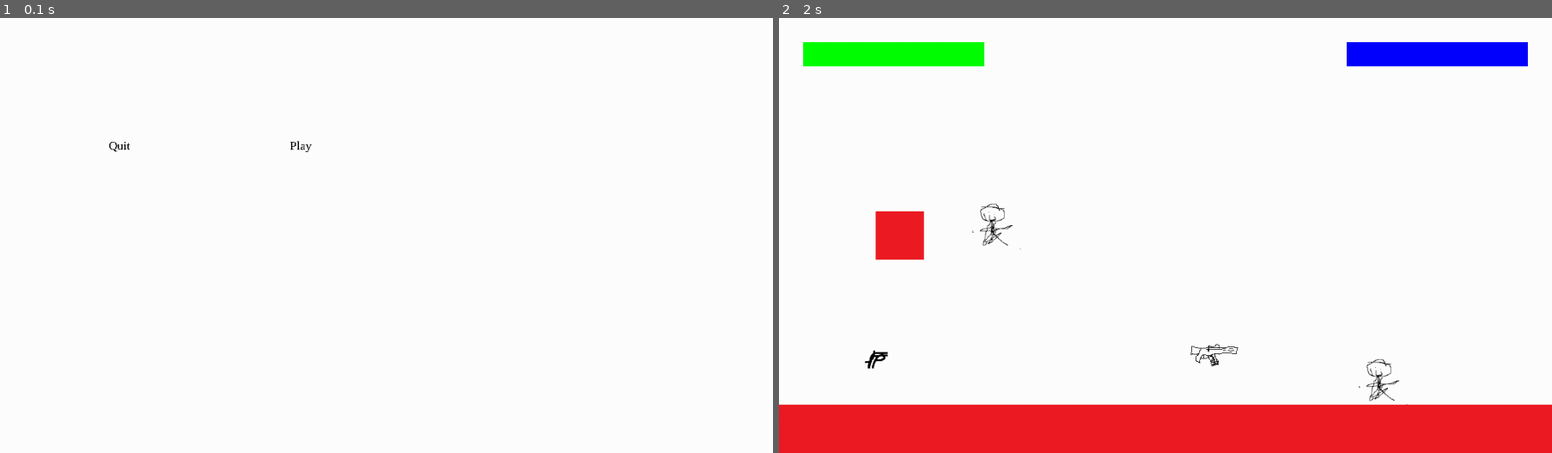
Above: before the commit, frames 1-2 (left to right).
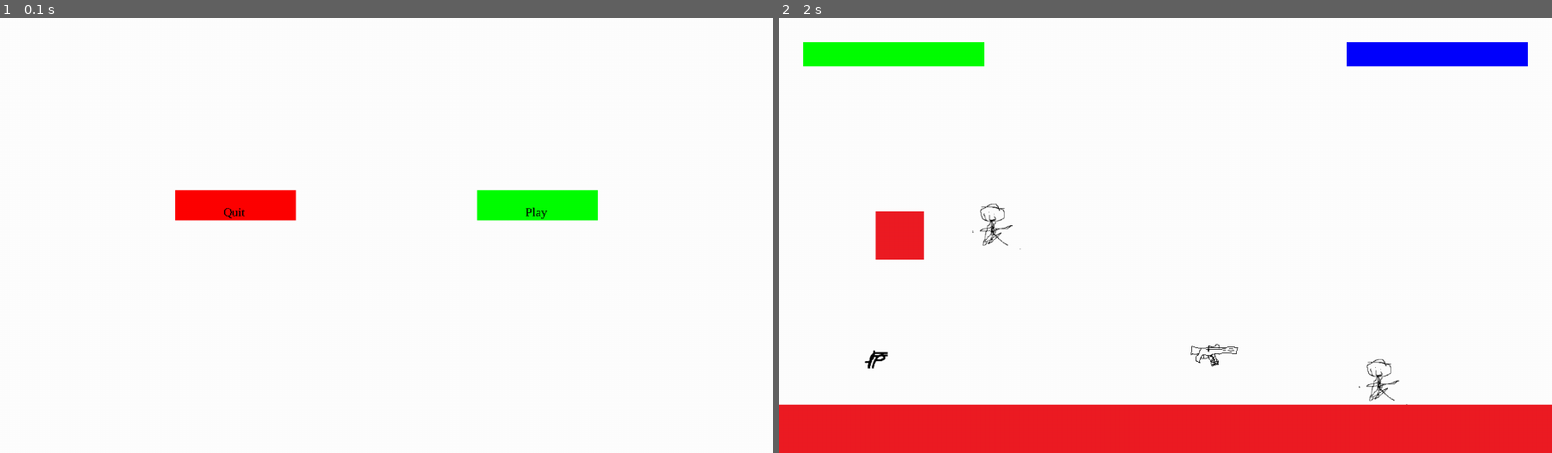
Above: after the commit, the same moments.

Repository: Me07111/Pygame-Platformer
Game: pygame game, started from Code/main.py
Same seed, same stepped clock (60 frames per second), same inputs: the game is played once before the commit and once after it.
Inputs (mouse positions are in pixels of both pictures, inside the frame that each line leads up to):
- Up to frame 1 (0.1 s): no input
- Up to frame 2 (2 s): press the mouse at (1010, 205) at 0.37 s; move the mouse to (1180, 213) at 0.47 s; release the mouse at (1343, 226) at 0.6 s; click "Play" at 1.72 s

The runs differ from the first frame. In frame 1, 2.3% of the frame differs, in the area x 14-78%, y 28-47%; in frame 2, nothing differs.

Commit message:
made main menu good

Diff:
--- a/Code/button.py
+++ b/Code/button.py
@@ -1,7 +1,7 @@
 import pygame
 from config import renderText
 class Button():
-    def __init__(self,pos,size,text,color = pygame.Color(255,255,255),textSize = 20,textColor = pygame.Color(0,0,0),hoveredColor = pygame.Color(0,0,0,100),pressedColor = pygame.Color(0,0,0)):
+    def __init__(self,pos,size,text,color = pygame.Color(255,255,255),textSize = 20,textColor = pygame.Color(0,0,0),hoveredColor = pygame.Color(0,0,0,50),pressedColor = pygame.Color(0,0,0)):
         super().__init__()
         self.rect = pygame.Rect(pos,size)
         self.rect.center = pos
@@ -20,6 +20,7 @@
                 return True
             else:
                 pygame.draw.rect(screen,self.hoveredColor,self.rect)
-        pygame.draw.rect(screen,self.color,self.rect)
+        else:
+            pygame.draw.rect(screen,self.color,self.rect)
         renderText(screen,self.text,"timesnewroman",self.textSize,self.textColor,(self.rect.centerx - 20,self.rect.centery))
         return False
--- a/Code/mainMenu.py
+++ b/Code/mainMenu.py
@@ -3,8 +3,8 @@
 from button import Button
 class MainMenu():
     def __init__(self,screen,width,height,clock):
-        self.quit = Button((200,200),(200,50),"Quit")
-        self.play = Button((500,200),(200,50),"Play")
+        self.quit = Button((width/2-200-50,height/2-50),(200,50),"Quit",pygame.Color(255,0,0),20,pygame.Color(0,0,0))
+        self.play = Button((width/2 + 250,height/2-50),(200,50),"Play",pygame.Color(0,255,0),20,pygame.Color(0,0,0))
         self.screen = screen
         self.width = width
         self.height = height
@@ -12,6 +12,7 @@
 
     def update(self,delta,gametime,levelHandler):
         if(self.quit.update(self.screen)):
-            pygame.quit()
+            #pygame.quit()
+            pass
         if(self.play.update(self.screen)):
             levelHandler.setLevel(Level(self.screen,self.width,self.height,25,self.clock,2,0))
